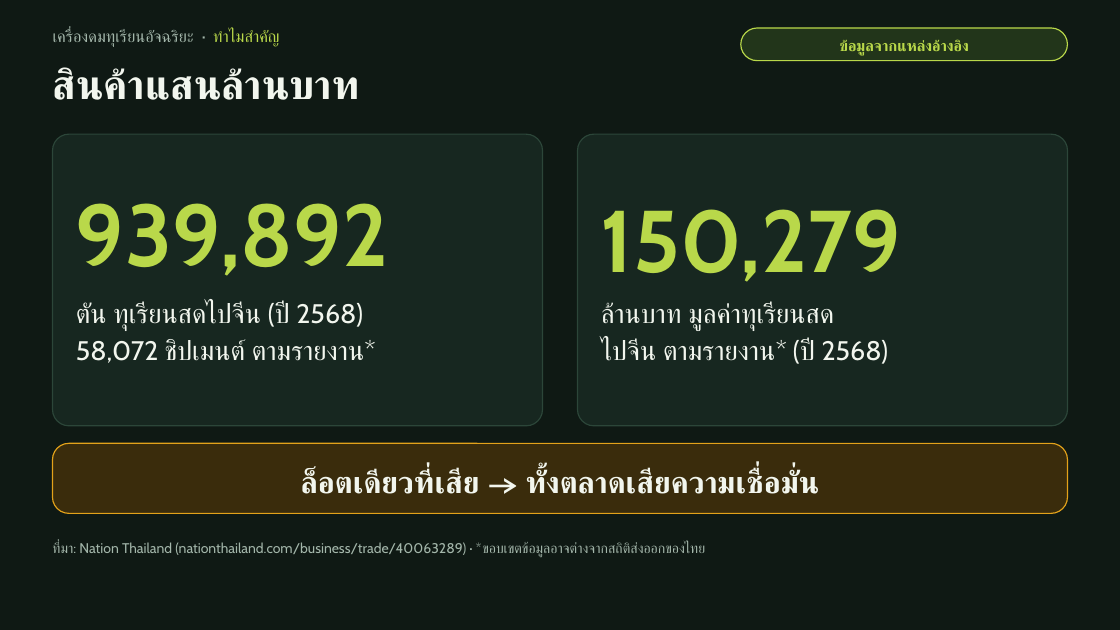
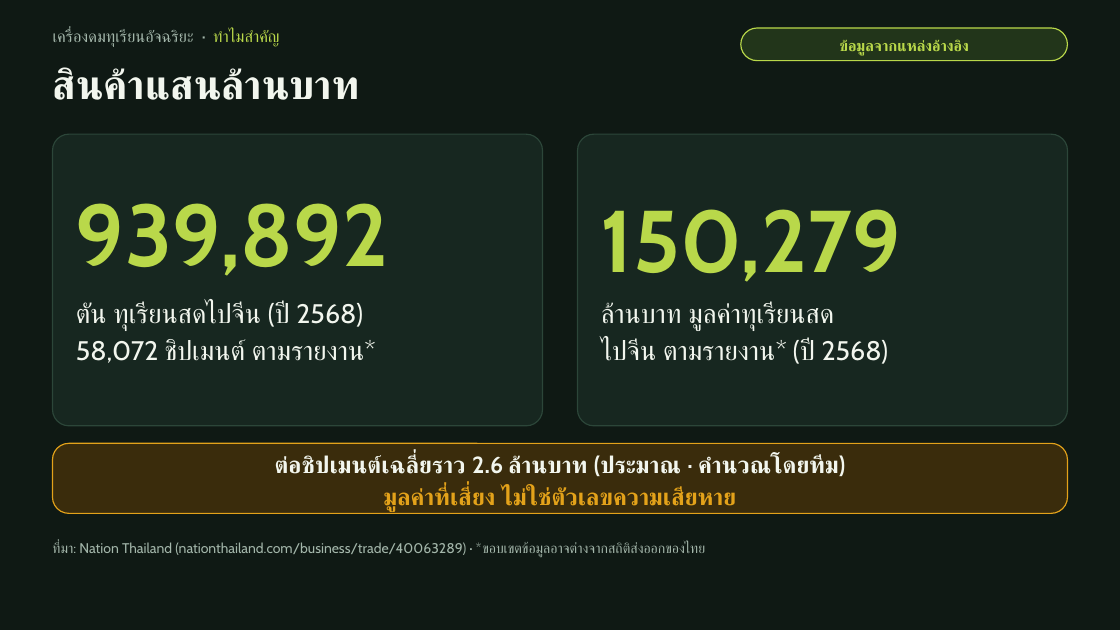
Before and after one commit to moolek02/e-nose-hub, a slide deck: slide 3 of docs/e-nose-pitch-deck-v2.pptx. Drawn at 1120x630 pixels with LibreOffice and Linux fonts; fonts in the diff are those of the drawing. Boxes give left, top, right and bottom in pixels: in the first picture for what was removed or moved away, otherwise in the second. Text is boxed around its words. In the diff, an @@ line names an element or a change of style, - is before the commit and + after.

```diff
--- a/docs/e-nose-pitch-deck-v2.pptx
+++ b/docs/e-nose-pitch-deck-v2.pptx
@@ text at box(275, 455, 845, 512): text changed; size 26 to 20 pt @@
-ล็อตเดียวที่เสีย → ทั้งตลาดเสียความเชื่อมั่น
+ต่อชิปเมนต์เฉลี่ยราว 2.6 ล้านบาท (ประมาณ · คำนวณโดยทีม)
+มูลค่าที่เสี่ยง ไม่ใช่ตัวเลขความเสียหาย
```
Also in this commit, not shown: 10 other slides changed, 4 other files.
